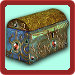
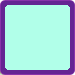
Layers edited between the first and the second w=75, h=75 image:
painted on "Layer 2 copy" over (x1=0, y1=0, x2=75, y2=75)
hid "Layer 6" over (x1=1, y1=7, x2=74, y2=68)
